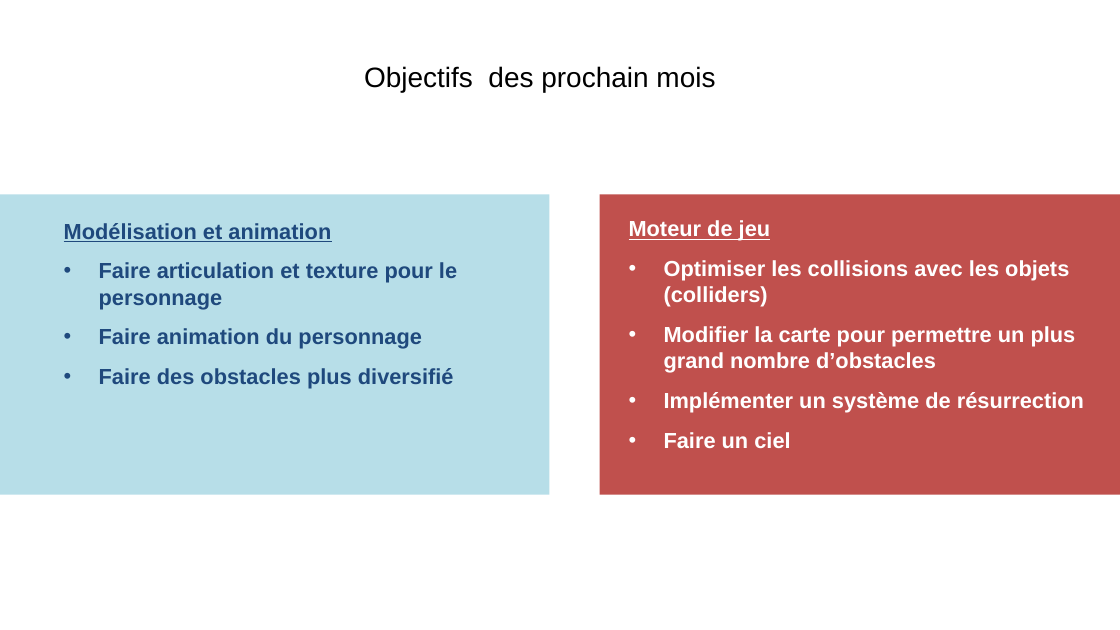
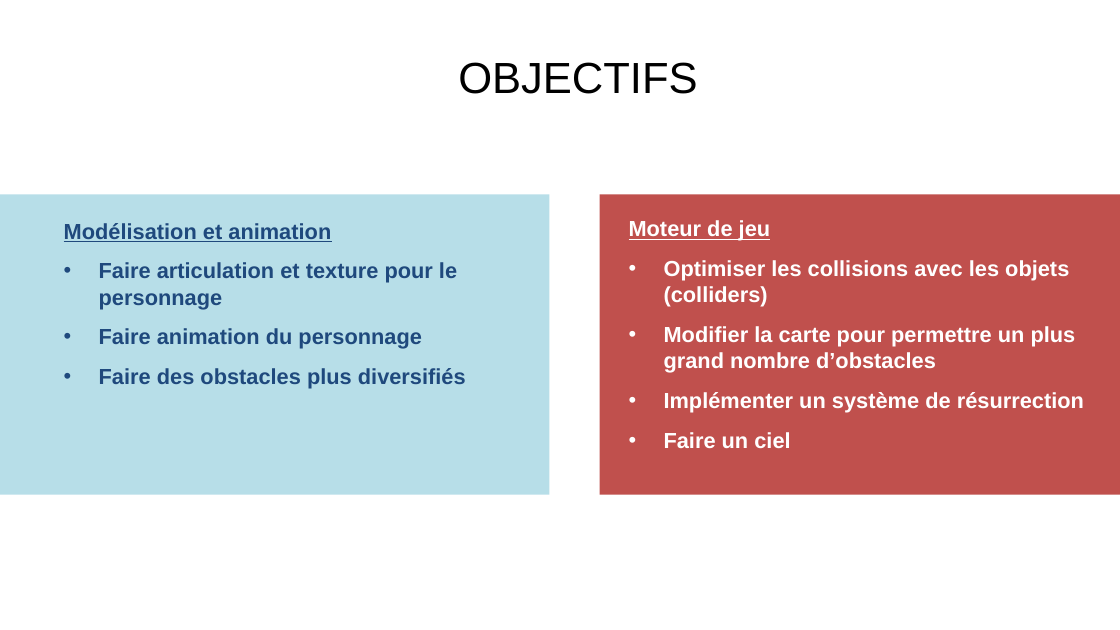
Before and after one commit to LordPet/inf5071_FollowThePills, a slide deck: slide 11 of presentation1.pptx. Drawn at 1120x630 pixels with LibreOffice and Linux fonts; fonts in the diff are those of the drawing. Boxes give left, top, right and bottom in pixels: in the first picture for what was removed or moved away, otherwise in the second. Text is boxed around its words. In the diff, an @@ line names an element or a change of style, - is before the commit and + after.

```diff
--- a/presentation1.pptx
+++ b/presentation1.pptx
@@ text at bbox=[458, 62, 697, 94]: text changed; size 18 to 28 pt @@
-Objectifs des prochain mois
+OBJECTIFS
@@ text at bbox=[99, 368, 466, 389]: text changed @@
-• Faire des obstacles plus diversifié
+• Faire des obstacles plus diversifiés
```
Also in this commit, not shown: 10 other slides changed, 3 other files.
